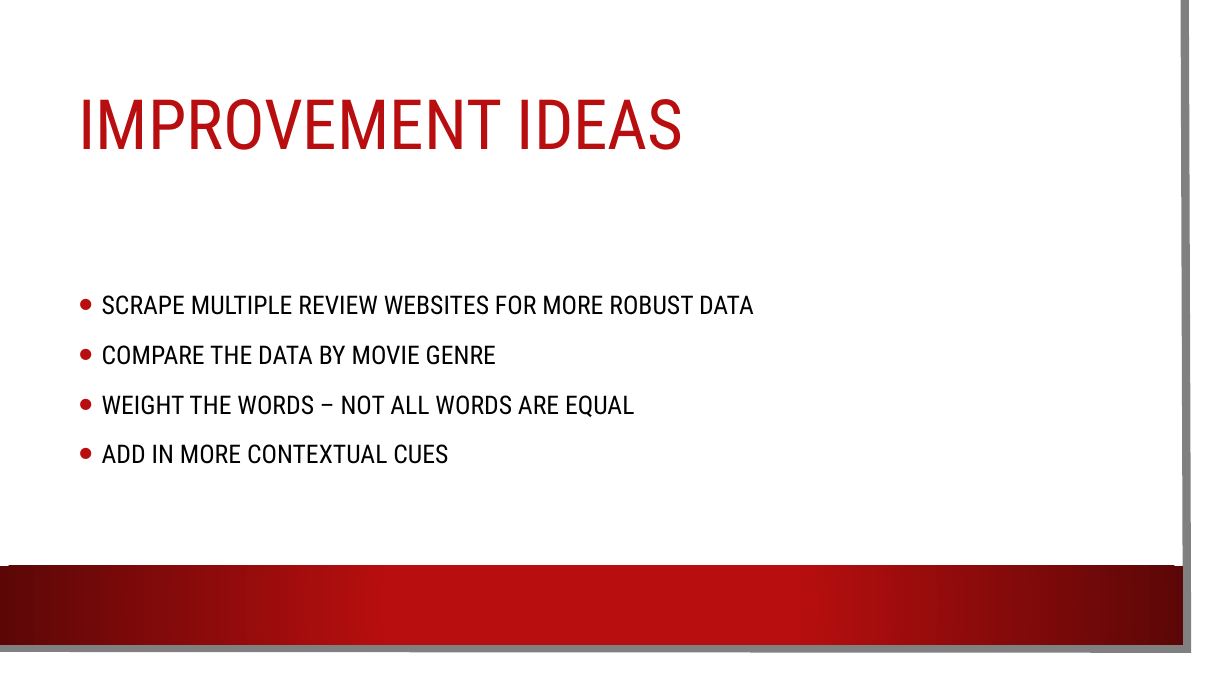
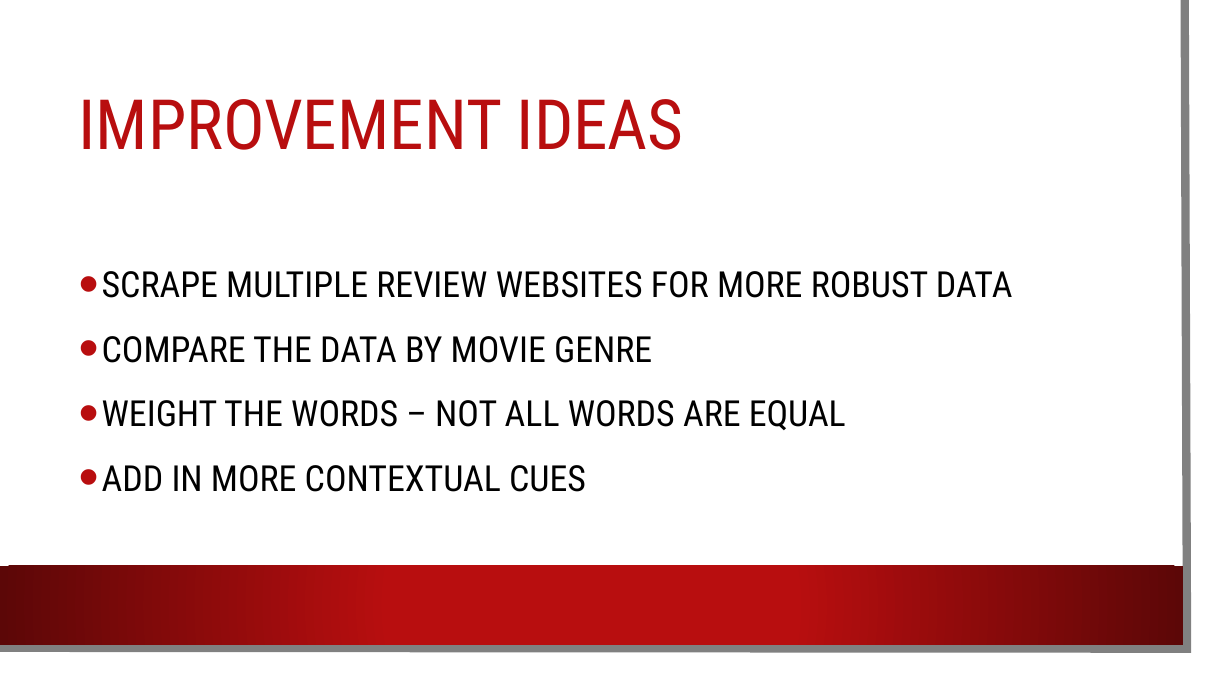
Before and after one commit to gilliangadiano/ETL-Project, a slide deck: slide 8 of ETL Presentation.pptx. Drawn at 1232x693 pixels with LibreOffice and Linux fonts; fonts in the diff are those of the drawing; background and template pictures are left out. Boxes give left, top, right and bottom in pixels: in the first picture for what was removed or moved away, otherwise in the second. Text is boxed around its words. In the diff, an @@ line names an element or a change of style, - is before the commit and + after.

```diff
--- a/ETL Presentation.pptx
+++ b/ETL Presentation.pptx
@@ text "SCRAPE MULTIPLE REVIEW WEBSITES FOR ..." at (102,271,1013,492): size 20 to 28 pt @@
```
Also in this commit, not shown: 2 other slides changed, 1 slide added, 1 slide removed, 3 other files.
